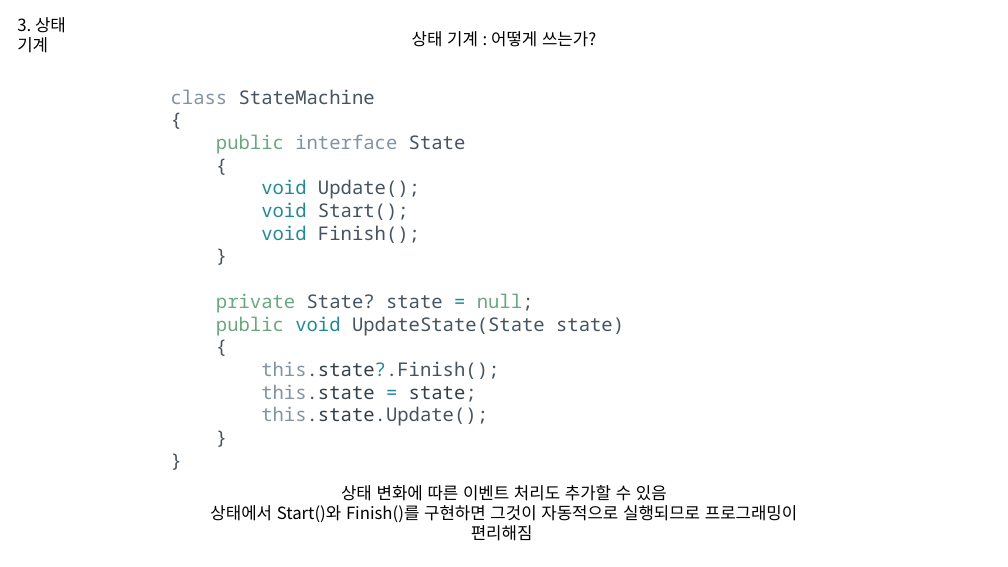
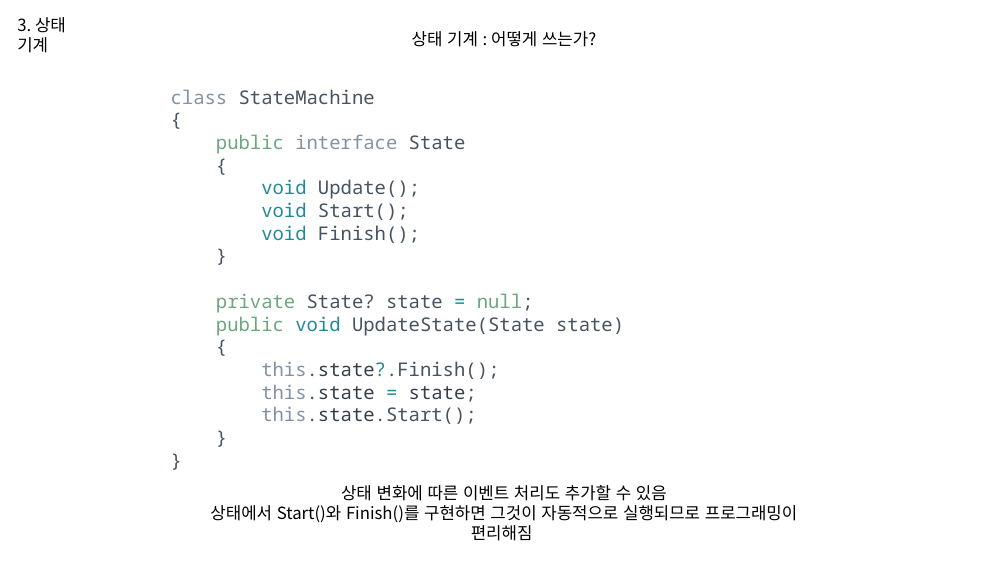
Before and after one commit to WooLyung/2023-Unity-CSharp, a slide deck: slide 30 of 5. 디자인 패턴 1.pptx. Drawn at 1008x567 pixels with LibreOffice and Linux fonts; fonts in the diff are those of the drawing. Boxes give left, top, right and bottom in pixels: in the first picture for what was removed or moved away, otherwise in the second. Text is boxed around its words. In the diff, an @@ line names an element or a change of style, - is before the commit and + after.

```diff
--- a/5. 디자인 패턴 1.pptx
+++ b/5. 디자인 패턴 1.pptx
@@ text at (261, 406, 476, 424): text changed @@
-this.state.Update();
+this.state.Start();
```
Also in this commit, not shown: 2 other slides changed.
